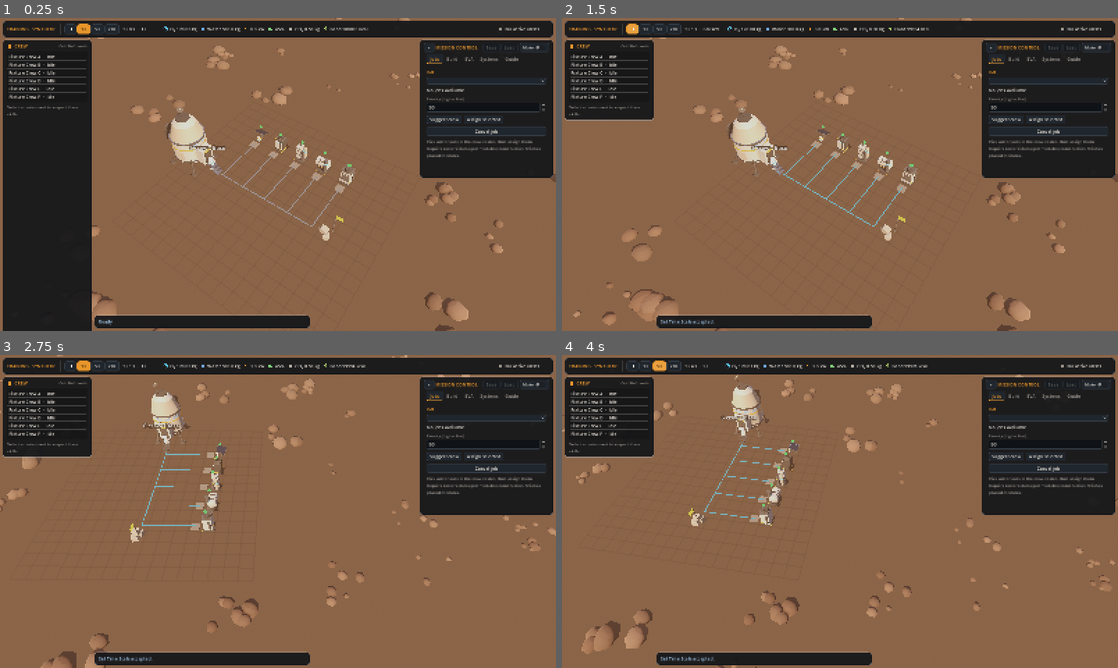
Above: before the commit, frames 1-4 (two rows, left to right).
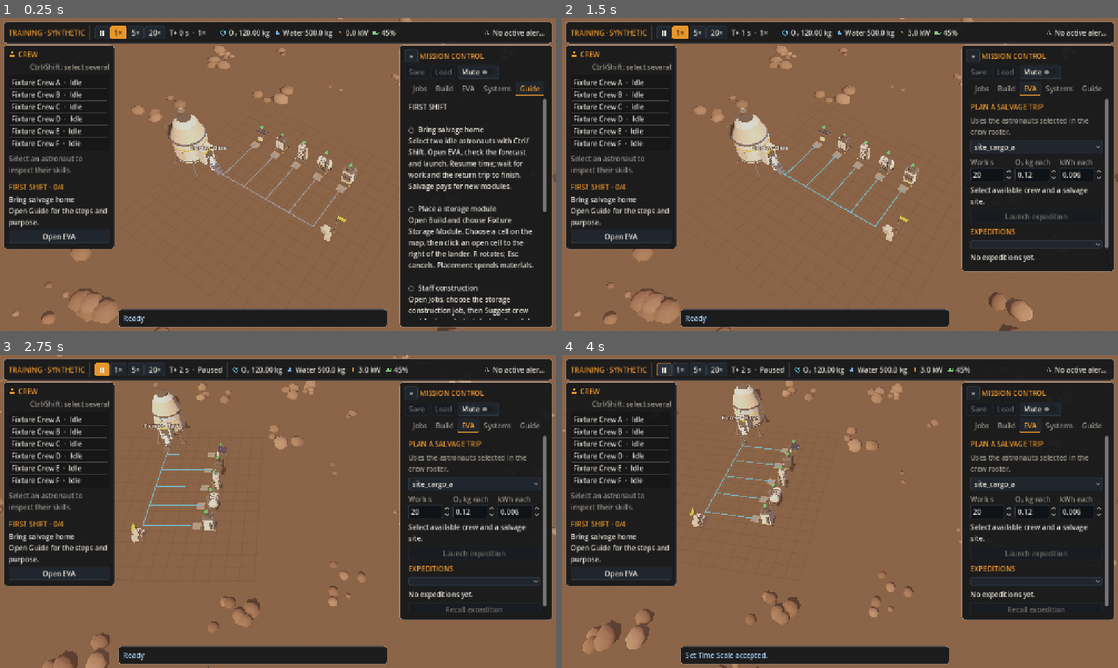
Above: after the commit, the same moments.

Repository: kroix-ovo/mars-outpost
Game: Godot game, scene res://scenes/world/main.tscn
Two runs of this game, one before a commit and one after it. Both use one fixed random seed, a clock stepped at 60 frames per second and the inputs below.
Inputs (mouse positions are in pixels of both pictures, inside the frame that each line leads up to):
- Up to frame 1 (0.25 s): no input
- Up to frame 2 (1.5 s): click (623, 237) at 0.5 s, where only the run after the commit has a clickable "Open EVA"; click (634, 30) at 1.27 s
- Up to frame 3 (2.75 s): tap Enter at 2 s; move the mouse to (400, 495) at 2.02 s; hold D from 2.03 s (still down); hold Q from 2.03 s (still down); click (400, 495) at 2.17 s; tap Space at 2.27 s
- Up to frame 4 (4 s): release D at 2.75 s; release Q at 2.75 s; drag from (728, 527) to (812, 574) at 2.77 s; click (662, 370) at 3.52 s

The runs differ from the first frame. In frame 1, 34% of the frame differs, in the area x 0-100%, y 0-100%; in frame 2, 30%; in frame 3, 31%; in frame 4, 31%.

Commit message:
Integrate visual polish with guided first shift and readable HUD

Diff:
--- a/project.godot
+++ b/project.godot
@@ -18,8 +18,8 @@
 
 [display]
 
-window/size/viewport_width=1600
-window/size/viewport_height=900
+window/size/viewport_width=1280
+window/size/viewport_height=720
 window/stretch/mode="canvas_items"
 window/stretch/aspect="expand"
 
--- /dev/null
+++ b/scripts/ui/first_shift.gd
@@ -0,0 +1,85 @@
+extends RefCounted
+## Presentation-only mission progress, derived from committed snapshots. Reset on colony restart.
+## No commands, resource rewards, or simulation/save fields belong to this guide.
+
+var training := true
+var done: Dictionary = {}
+var _initial_buildings: Dictionary = {}
+var _initial_expeditions: Dictionary = {}
+var _initial_tasks: Dictionary = {}
+var _sites: Dictionary = {}
+
+func reset(snapshot: Dictionary) -> void:
+	training = str(snapshot.get("campaign_id", "")).begins_with("fixture_")
+	done.clear()
+	_initial_buildings = snapshot.get("buildings", {}).duplicate(true)
+	_initial_expeditions = snapshot.get("expeditions", {}).duplicate(true)
+	_initial_tasks = snapshot.get("tasks", {}).duplicate(true)
+	_sites = snapshot.get("sites", {}).duplicate(true)
+
+func observe(snapshot: Dictionary) -> void:
+	if training:
+		for id in snapshot.get("expeditions", {}):
+			var trip: Dictionary = snapshot.expeditions[id]
+			if _initial_expeditions.has(id) or trip.status != "completed":
+				continue
+			# An early recall with no work/cargo must not complete the salvage objective.
+			var before: Dictionary = _sites.get(trip.site_id, {}).get("remaining_cargo", {})
+			var after: Dictionary = snapshot.sites.get(trip.site_id, {}).get("remaining_cargo", {})
+			for resource in before:
+				if float(after.get(resource, 0)) < float(before[resource]) and trip.work_completed_s > 0:
+					done.salvage = true
+		for id in snapshot.get("buildings", {}):
+			if _initial_buildings.has(id):
+				continue
+			var building: Dictionary = snapshot.buildings[id]
+			if building.definition_id != "fixture_storage_module":
+				continue
+			if building.lifecycle == "constructing":
+				done.place = true
+			if building.lifecycle == "commissioned":
+				done.place = true
+				done.assign = true
+				done.commission = true
+		for task in snapshot.get("tasks", {}).values():
+			if task.kind == "construct" and not _initial_buildings.has(task.target_id) \
+					and snapshot.buildings.get(task.target_id, {}).get("definition_id") == "fixture_storage_module" \
+					and task.status not in ["cancelled", "failed"] and not task.assigned_crew_ids.is_empty():
+				done.assign = true
+	else:
+		var found := false
+		var repaired := true
+		for id in _initial_tasks:
+			var original: Dictionary = _initial_tasks[id]
+			if original.kind != "repair" or original.status == "completed":
+				continue
+			found = true
+			var task: Dictionary = snapshot.get("tasks", {}).get(id, {})
+			var building: Dictionary = snapshot.get("buildings", {}).get(original.target_id, {})
+			if task.get("status") != "completed" or float(building.get("condition", 0)) < 0.999:
+				repaired = false
+		if found and repaired:
+			done.repair = true
+
+func objectives() -> Array:
+	if training:
+		return [
+			["salvage", "Bring salvage home", "Select two idle astronauts with Ctrl/Shift. Open EVA, check the forecast and launch. Resume time; wait for work and the return trip to finish. Salvage pays for new modules.", "EVA"],
+			["place", "Place a storage module", "Open Build and choose Fixture Storage Module. Choose a cell on the map, then click an open cell to the right of the lander. R rotates; Esc cancels. Placement spends materials.", "Build"],
+			["assign", "Staff construction", "Open Jobs, choose the storage construction job, then Suggest crew and Assign selected. A placed module needs crew labor before it can operate.", "Jobs"],
+			["commission", "Bring the module online", "Resume at 5× or 20× and watch construction finish. Select the new module to inspect it. Commissioned storage increases the colony's capacity.", "Build"]]
+	return [
+		["systems", "Inspect life support", "Open Systems to check oxygen, water, power and active alerts before assigning crew. This colony uses reference life-support values; EVA is unavailable here.", "Systems"],
+		["repair", "Restore the damaged modules", "Open Jobs. For each repair job, Suggest crew and Assign selected. Resume time and wait for every starting repair to finish. Completed repairs restore module condition.", "Jobs"]]
+
+func current() -> Array:
+	for objective in objectives():
+		if not done.has(objective[0]):
+			return objective
+	return []
+
+func completed_count() -> int:
+	var count := 0
+	for objective in objectives():
+		if done.has(objective[0]): count += 1
+	return count
--- a/scripts/ui/outpost_hud.gd
+++ b/scripts/ui/outpost_hud.gd
@@ -6,6 +6,7 @@
 ## a collapsible contextual drawer (Jobs / Build / EVA / Systems / Guide) on the right and a
 ## status toast at the bottom left. Empty space passes mouse input to the world.
 
+const FirstShift = preload("res://scripts/ui/first_shift.gd")
 const SaveSlot = preload("res://scripts/ui/outpost_save_slot.gd")
 const Icon = preload("res://scripts/ui/hud_icon.gd")
 const TERMINAL := ["completed", "cancelled", "failed"]
@@ -20,6 +21,7 @@
 const CREW_WIDTH := 252.0
 const TOP_HEIGHT := 46.0
 
+signal reference_requested
 signal crew_selected(crew_id: String)
 signal placement_preview(request: Dictionary, result: Dictionary)
 ## Emitted when the visible world area changes: pixels covered on the left and right.
@@ -37,7 +39,11 @@
 var _session := ""
 var _seq := 0
 var _pending: Dictionary = {}
-var _tutorial: Dictionary = {}
+var _mission := FirstShift.new()
+var _mission_reset := true
+var _mission_title: Label
+var _mission_text: Label
+var _mission_action: Button
 var _stale := false
 var _alert_ids: Array = []
 var _hud_title: Label
@@ -82,6 +88,7 @@
 var _alert_chip: PanelContainer
 var _alert_icon: Control
 var _top: PanelContainer
+var _crew_body: VBoxContainer
 var _crew_card: PanelContainer
 var _drawer: PanelContainer
 var _drawer_body: VBoxContainer
@@ -113,7 +120,7 @@
 	_save_path = save_path
 	_state = {}
 	_pending.clear()
-	_tutorial.clear()
+	_mission_reset = true
 	_alert_ids.clear()
 	_reset_session()
 	if _simulation == null:
@@ -123,6 +130,7 @@
 	if is_node_ready():
 		_on_snapshot(_simulation.get_snapshot())
 		_refresh_capabilities()
+		_open_tab("Guide")
 
 func _ready() -> void:
 	mouse_filter = Control.MOUSE_FILTER_IGNORE
@@ -208,13 +216,18 @@
 	_crew_card.offset_left = 8
 	_crew_card.offset_top = 64
 	_crew_card.offset_right = 8 + CREW_WIDTH
-	var body := _column(_crew_card, 6)
+	var scroll := ScrollContainer.new()
+	scroll.horizontal_scroll_mode = ScrollContainer.SCROLL_MODE_DISABLED
+	_crew_card.add_child(scroll)
+	var body := _column(scroll, 6)
+	body.size_flags_horizontal = Control.SIZE_EXPAND_FILL
+	_crew_body = body
 	var head := _row(body, 6)
 	head.add_child(Icon.make("crew", AMBER, 16))
 	var crew_title := _label(head, "CREW", 13)
 	crew_title.autowrap_mode = TextServer.AUTOWRAP_OFF
 	crew_title.add_theme_color_override("font_color", AMBER)
-	_crew_hint = _label(head, "Ctrl/Shift: multi", 11)
+	_crew_hint = _label(body, "Ctrl/Shift: select several", 16)
 	_crew_hint.autowrap_mode = TextServer.AUTOWRAP_OFF
 	_crew_hint.add_theme_color_override("font_color", DIM)
 	_crew_hint.size_flags_horizontal = Control.SIZE_EXPAND_FILL
@@ -232,6 +245,12 @@
 		_refresh_selection())
 	_crew_text = _label(body, "", 12)
 	_crew_text.add_theme_color_override("font_color", DIM)
+	var rule := HSeparator.new()
+	body.add_child(rule)
+	_mission_title = _label(body, "FIRST SHIFT", 16)
+	_mission_title.add_theme_color_override("font_color", AMBER)
+	_mission_text = _label(body, "", 16)
+	_mission_action = _button(body, "Open EVA", _mission_next)
 
 func _build_drawer() -> void:
 	_drawer = _panel(self)
@@ -248,23 +267,26 @@
 	var drawer_title := _label(head, "MISSION CONTROL", 13)
 	drawer_title.autowrap_mode = TextServer.AUTOWRAP_OFF
 	drawer_title.add_theme_color_override("font_color", AMBER)
-	var head_spacer := Control.new()
-	head_spacer.size_flags_horizontal = Control.SIZE_EXPAND_FILL
-	head.add_child(head_spacer)
-	_save_button = _button(head, "Save", func(): _save_load.call_deferred(false))
-	_load_button = _button(head, "Load", func(): _save_load.call_deferred(true))
+	var tools := _row(outer, 6)
+	tools.name = "PersistenceControls"
+	_save_button = _button(tools, "Save", func(): _save_load.call_deferred(false))
+	_load_button = _button(tools, "Load", func(): _save_load.call_deferred(true))
 	_mute = CheckButton.new()
 	_mute.focus_mode = Control.FOCUS_NONE
 	_mute.tooltip_text = "Mute interface sounds"
-	_mute.add_theme_font_size_override("font_size", 12)
+	_mute.add_theme_font_size_override("font_size", 16)
 	_mute.text = "Mute"
-	head.add_child(_mute)
+	tools.add_child(_mute)
 	_drawer_body = _column(outer, 6)
 	_drawer_body.size_flags_vertical = Control.SIZE_EXPAND_FILL
 	_tabs = TabContainer.new()
 	_tabs.size_flags_vertical = Control.SIZE_EXPAND_FILL
 	_tabs.focus_mode = Control.FOCUS_NONE
-	_tabs.tab_changed.connect(func(_i: int): _fit_drawer.call_deferred())
+	_tabs.tab_changed.connect(func(_i: int):
+		if _tabs.get_tab_title(_tabs.current_tab) == "Systems" and not _state.is_empty():
+			_mission.done.systems = true
+			_refresh_guide()
+		_fit_drawer.call_deferred())
 	_drawer_body.add_child(_tabs)
 
 	var jobs := _page("Jobs")
@@ -360,20 +382,31 @@
 	if _drawer == null:
 		return
 	var width := size.x if size.x > 0 else 1600.0
+	# Keep the essentials readable at 720p; full accounting remains in Systems.
+	for key in ["co2", "food"]:
+		_chips[key].label.get_parent().visible = width >= 1450.0
 	var drawer_width := DRAWER_WIDTH if width >= 1400 else 352.0
 	_drawer.offset_left = -8 - (drawer_width if _drawer_open else 46.0)
 	_drawer_body.visible = _drawer_open
+	_drawer.get_child(0).get_node("PersistenceControls").visible = _drawer_open
 	for child in _drawer_toggle.get_parent().get_children():
 		if child != _drawer_toggle:
 			child.visible = _drawer_open
 	_drawer_toggle.text = "»" if _drawer_open else "«"
 	_crew_card.offset_top = 8 + TOP_HEIGHT + 8
 	_drawer.offset_top = 8 + TOP_HEIGHT + 8
-	_crew_card.reset_size()
+	_fit_crew_card.call_deferred()
 	var right_edge := width - 8 - (drawer_width if _drawer_open else 46.0) - 12
 	_toast.offset_right = minf(right_edge, _toast.offset_left + 620.0)
 	_fit_drawer.call_deferred()
 	layout_changed.emit(8.0 + CREW_WIDTH, 8.0 + (drawer_width if _drawer_open else 46.0))
+
+func _fit_crew_card() -> void:
+	if _crew_body == null or not is_inside_tree():
+		return
+	var available := maxf(80.0, size.y - _crew_card.offset_top - 8.0)
+	var height := minf(available, _crew_body.get_combined_minimum_size().y + 24.0)
+	_crew_card.offset_bottom = _crew_card.offset_top + height
 
 func _fit_drawer() -> void:
 	## The drawer is only as tall as the open page needs, so the world stays visible below it.
@@ -459,7 +492,7 @@
 		_stale = false
 		if not _state.is_empty():
 			_pending.clear()
-			_tutorial.clear()
+			_mission_reset = true
 			_reset_session()
 	elif tick != int(_state.clock.tick_index):
 		_stale = false
@@ -467,6 +500,10 @@
 			or snapshot.tasks != _state.tasks:
 		_stale = true
 	_state = snapshot
+	if _mission_reset:
+		_mission.reset(snapshot)
+		_mission_reset = false
+	_mission.observe(snapshot)
 	if _simulation != null and _simulation.has_method("get_capabilities"):
 		_hud_title.text = "TRAINING · SYNTHETIC" if snapshot.campaign_id.begins_with("fixture_") else "REFERENCE COLONY"
 	var scale_value: int = int(snapshot.clock.time_scale)
@@ -572,13 +609,13 @@
 			[c.display_name, roundi(c.health * 100), roundi(c.fatigue * 100), roundi(c.stress * 100),
 				"  /  ".join(skills)])
 	var chosen := _selected_crew()
-	if chosen.size() > 2:
+	if chosen.size() > 1:
 		var names: Array[String] = []
 		for id in chosen:
 			names.append(_state.crew[id].display_name)
 		details = ["%d selected: %s" % [chosen.size(), ", ".join(names)]]
 	_crew_text.text = "Select an astronaut to inspect their skills." if details.is_empty() else "\n".join(details)
-	_crew_card.reset_size()
+	_fit_crew_card.call_deferred()
 	crew_selection_changed.emit(_selected_crew())
 	var task: Dictionary = _state.tasks.get(_selected(_tasks), {})
 	_task_text.text = "No jobs available." if task.is_empty() else "%s · %.1f / %.1f work s\n%d / %d crew assigned · priority %d%s" % [
@@ -791,7 +828,6 @@
 		_pending.erase(event.data.command_id)
 		_status.text = _explain(type) + " accepted." if event.data.success else event.data.reason
 		if event.data.success:
-			_tutorial[type] = true
 			_refresh_guide()
 		_play("confirm" if event.data.success else "warning")
 	elif event.type in ["building_commissioned", "eva_returned", "task_completed"]:
@@ -805,7 +841,7 @@
 	_status.text = ("Save loaded." if load_game else "Colony saved.") if result.ok else result.reason
 	if result.ok and load_game:
 		_pending.clear()
-		_tutorial.clear()
+		_mission_reset = true
 		_reset_session()
 		_stale = false
 		_on_snapshot(_simulation.get_snapshot())
@@ -823,14 +859,32 @@
 	_seq = 0
 
 func _refresh_guide() -> void:
-	_tutorial_text.text = "FIRST SHIFT\n\n%s\n\n%s\n\n%s\n\n%s" % [
-		_guide("start_eva", "Training: select two idle astronauts in the crew roster, open EVA, check supplies and launch. Salvage brings the materials needed to build."),
-		_guide("place_building", "Build: pick a module, choose a cell on the map and click to place it. Then assign crew to its construction job."),
-		_guide("assign_task", "Jobs: choose the construction job, suggest available crew, then assign. Watch work finish and the module come online."),
-		_guide("recall_eva", "EVA: pick the active expedition and recall it. Watch for return route warnings.")]
-
-func _guide(key: String, detail: String) -> String:
-	return ("✓  " if _tutorial.has(key) else "○  ") + detail
+	if _tutorial_text == null:
+		return
+	var objectives := _mission.objectives()
+	var complete := _mission.completed_count()
+	var title := "FIRST SHIFT" if _mission.training else "COLONY REPAIRS"
+	_mission_title.text = "%s · %d/%d" % [title, complete, objectives.size()]
+	var active := _mission.current()
+	var lines: Array[String] = [title]
+	for objective in objectives:
+		lines.append(("✓  " if _mission.done.has(objective[0]) else "○  ") + objective[1] + "\n" + objective[2])
+	if active.is_empty():
+		_mission_text.text = "Shift complete! Salvage returned and new storage is online." if _mission.training else "Repairs complete! Keep monitoring supplies and alerts."
+		_mission_action.text = "Start colony repairs" if _mission.training else "Inspect systems"
+		lines.append(_mission_text.text)
+	else:
+		_mission_text.text = active[1] + "\nOpen Guide for the steps and purpose."
+		_mission_action.text = "Open " + active[3]
+	_tutorial_text.text = "\n\n".join(lines)
+	_fit_crew_card.call_deferred()
+
+func _mission_next() -> void:
+	var active := _mission.current()
+	if active.is_empty() and _mission.training:
+		reference_requested.emit()
+	else:
+		_open_tab("Systems" if active.is_empty() else active[3])
 
 func _task_options() -> Dictionary:
 	var keys := _keys(_state.tasks)
@@ -909,7 +963,7 @@
 
 func _make_theme() -> Theme:
 	var t := Theme.new()
-	t.default_font_size = 14
+	t.default_font_size = 16
 	t.set_color("font_color", "Label", INK)
 	for type in ["Button", "OptionButton", "CheckButton"]:
 		t.set_color("font_color", type, INK)
@@ -917,7 +971,7 @@
 		t.set_color("font_pressed_color", type, Color("#1a1308"))
 		t.set_color("font_hover_pressed_color", type, Color("#1a1308"))
 		t.set_color("font_disabled_color", type, Color(0.55, 0.53, 0.5, 0.7))
-		t.set_font_size("font_size", type, 13)
+		t.set_font_size("font_size", type, 16)
 	for type in ["Button", "OptionButton"]:
 		t.set_stylebox("normal", type, _box(Color("#20262d"), 4, 9, 4, Color("#323a43")))
 		t.set_stylebox("hover", type, _box(Color("#2a323b"), 4, 9, 4, AMBER.darkened(0.2)))
@@ -933,7 +987,7 @@
 	t.set_color("font_selected_color", "TabContainer", AMBER)
 	t.set_color("font_unselected_color", "TabContainer", DIM)
 	t.set_color("font_hovered_color", "TabContainer", INK)
-	t.set_font_size("font_size", "TabContainer", 13)
+	t.set_font_size("font_size", "TabContainer", 16)
 	t.set_stylebox("panel", "ItemList", _box(Color(0, 0, 0, 0.18), 4, 4, 4))
 	t.set_stylebox("selected", "ItemList", _box(Color(AMBER, 0.28), 3, 4, 2))
 	t.set_stylebox("selected_focus", "ItemList", _box(Color(AMBER, 0.28), 3, 4, 2))
@@ -941,12 +995,12 @@
 	t.set_stylebox("focus", "ItemList", StyleBoxEmpty.new())
 	t.set_color("font_color", "ItemList", INK)
 	t.set_color("font_selected_color", "ItemList", Color.WHITE)
-	t.set_font_size("font_size", "ItemList", 13)
+	t.set_font_size("font_size", "ItemList", 16)
 	t.set_constant("v_separation", "ItemList", 5)
 	t.set_stylebox("normal", "LineEdit", _box(Color("#0f1317"), 3, 6, 3, Color("#323a43")))
 	t.set_stylebox("focus", "LineEdit", _box(Color("#0f1317"), 3, 6, 3, AMBER))
 	t.set_color("font_color", "LineEdit", INK)
-	t.set_font_size("font_size", "LineEdit", 13)
+	t.set_font_size("font_size", "LineEdit", 16)
 	t.set_stylebox("panel", "TooltipPanel", _box(Color("#0d1014"), 4, 8, 6, Color("#3a434d")))
 	t.set_color("font_color", "TooltipLabel", INK)
 	return t
@@ -1037,7 +1091,7 @@
 	var label := Label.new()
 	label.text = value
 	label.autowrap_mode = TextServer.AUTOWRAP_WORD_SMART
-	label.add_theme_font_size_override("font_size", size_px)
+	label.add_theme_font_size_override("font_size", maxi(size_px, 16))
 	parent.add_child(label)
 	return label
 
--- a/scripts/world/main_world.gd
+++ b/scripts/world/main_world.gd
@@ -82,6 +82,7 @@
     # The camera keeps the colony centred in the world area between the roster and the drawer.
     _hud.layout_changed.connect(func(left_px: float, right_px: float) -> void:
         camera_rig.hud_width = right_px - left_px)
+    _hud.reference_requested.connect(func(): load_world(1))
     _hud.refresh_layout()
     _crew_view.crew_selected.connect(_hud.select_crew)
     _hud.crew_selection_changed.connect(_crew_view.set_selected_crew)
--- /dev/null
+++ b/tests/crew_ui/run_first_shift.gd
@@ -0,0 +1,114 @@
+extends SceneTree
+## Real main scene + HUD + production simulation. No injected progress or resource changes.
+var main: Node
+var hud: Control
+var sim: RefCounted
+var checks := 0
+var failures: Array[String] = []
+
+func _initialize() -> void:
+	call_deferred("_run")
+
+func check(ok: bool, message: String) -> void:
+	checks += 1
+	if not ok: failures.append(message)
+
+func flush() -> void:
+	sim.process_pending_commands()
+
+func select_option(widget: OptionButton, id: String) -> void:
+	for i in widget.item_count:
+		if widget.get_item_metadata(i) == id:
+			widget.select(i)
+			widget.item_selected.emit(i)
+			return
+
+func wait_trip() -> void:
+	for i in 150:
+		var result: Dictionary = sim.step(1.0)
+		check(result.ok, "EVA tick succeeds")
+		var active := false
+		for trip in sim.get_snapshot().expeditions.values():
+			if trip.status not in ["completed", "failed"]: active = true
+		if not active: return
+	check(false, "EVA completes within 150 ticks")
+
+func _run() -> void:
+	main = load("res://scenes/world/main.tscn").instantiate()
+	root.add_child(main)
+	main.bridge.auto_advance = false
+	hud = main._hud
+	sim = main.bridge._backend
+	check(hud._mission.completed_count() == 0, "new shift has no completed objectives")
+	check(hud._tabs.get_tab_title(hud._tabs.current_tab) == "Guide", "first boot opens instructions")
+	hud._mission_next()
+	check(hud._tabs.get_tab_title(hud._tabs.current_tab) == "EVA", "mission action opens the next task")
+	hud._crew.select(0, false)
+	hud._crew.select(1, false)
+	hud._refresh_selection()
+	hud._launch.pressed.emit()
+	flush()
+	check(not sim.get_snapshot().expeditions.is_empty(), "HUD launches expedition")
+	check(not hud._mission.done.has("salvage"), "launch alone does not earn salvage completion")
+	hud._recall.pressed.emit()
+	flush()
+	wait_trip()
+	check(not hud._mission.done.has("salvage"), "empty recalled expedition does not earn salvage completion")
+	hud._launch.pressed.emit()
+	flush()
+	wait_trip()
+	check(hud._mission.done.has("salvage"), "working and returning earns salvage objective")
+	var before_capacity: float = sim.get_snapshot().resources.oxygen_kg.capacity
+	hud._mission_next()
+	select_option(hud._catalog_menu, "fixture_storage_module")
+	hud.set_placement_cell(Vector2i(7, 5))
+	hud._place.pressed.emit()
+	flush()
+	check(hud._mission.done.has("place"), "HUD placement earns place objective")
+	check(not hud._mission.done.has("commission"), "placement alone does not earn commissioning")
+	var task_id := ""
+	for task in sim.get_snapshot().tasks.values():
+		if task.kind == "construct": task_id = task.id
+	if task_id.is_empty():
+		print("FIRST_SHIFT_DEBUG ", hud._status.text, " preview ", hud._build_preview.text, " resources ", sim.get_snapshot().resources.alloy.amount)
+		quit(1)
+		return
+	select_option(hud._tasks, task_id)
+	hud._mission_next()
+	hud._suggest()
+	hud._assign()
+	flush()
+	check(hud._mission.done.has("assign"), "real crew assignment earns staffing objective")
+	for i in 100:
+		check(sim.step(1.0).ok, "construction tick succeeds")
+		if sim.get_snapshot().tasks[task_id].status == "completed": break
+	check(hud._mission.completed_count() == 4, "complete training loop earns all four objectives")
+	check(sim.get_snapshot().resources.oxygen_kg.capacity > before_capacity, "commissioning increases actual storage")
+	check(hud._mission_action.text == "Start colony repairs", "training offers next mission")
+	hud._mission_next()
+	main.bridge.auto_advance = false
+	sim = main.bridge._backend
+	check(main.world_index == 1 and not hud._mission.training, "next mission switches to reference colony")
+	check(hud._mission.completed_count() == 0, "world switch clears previous mission progress")
+	hud._mission_next()
+	check(hud._mission.done.has("systems"), "opening Systems completes inspection objective")
+	check(not hud._mission.done.has("repair"), "inspection does not complete repairs")
+	var task_ids: Array = sim.get_snapshot().tasks.keys()
+	check(not task_ids.is_empty(), "reference colony has repair work")
+	for id in task_ids:
+		select_option(hud._tasks, id)
+		hud._suggest()
+		hud._assign()
+		flush()
+		for i in 200:
+			check(sim.step(1.0).ok, "repair tick succeeds")
+			if sim.get_snapshot().tasks[id].status == "completed": break
+	check(hud._mission.completed_count() == 2, "all authored repairs complete second mission")
+	main.load_world(0)
+	main.bridge.auto_advance = false
+	check(hud._mission.completed_count() == 0, "restarting training clears achievements")
+	main.free()
+	for failure in failures: print("FIRST_SHIFT_FAIL ", failure)
+	print("FIRST_SHIFT_RESULT checks=", checks, " failures=", failures.size())
+	if failures.is_empty(): print("FIRST_SHIFT_PASS")
+	quit(0 if failures.is_empty() else 1)
--- /dev/null
+++ b/tests/visual/run_first_shift_layout.gd
@@ -0,0 +1,46 @@
+extends SceneTree
+## Rendered layout checks and fresh screenshots for the guided missions.
+var main: Node
+var hud: Control
+var frame := 0
+var stage := 0
+var failures: Array[String] = []
+
+func _initialize() -> void:
+	main = load("res://scenes/world/main.tscn").instantiate()
+	root.add_child(main)
+
+func _process(_delta: float) -> bool:
+	frame += 1
+	if frame < 12: return false
+	frame = 0
+	hud = main._hud
+	var bounds := root.get_visible_rect()
+	for panel in [hud._top, hud._crew_card, hud._drawer]:
+		if not bounds.encloses(panel.get_global_rect()): failures.append("panel outside viewport: " + panel.name)
+	if hud._alerts.get_global_rect().end.x > bounds.end.x - 8:
+		failures.append("status strip contents overflow")
+	var scale: float = DisplayServer.window_get_size().y / bounds.size.y
+	if hud._tutorial_text.get_theme_font_size("font_size") * scale < 15.9:
+		failures.append("guide text below 16 physical pixels")
+	var window := DisplayServer.window_get_size()
+	var directory := "res://docs/evidence/first_shift/%dx%d" % [window.x, window.y]
+	DirAccess.make_dir_recursive_absolute(ProjectSettings.globalize_path(directory))
+	var names := ["01_training_guide", "02_training_eva", "03_reference_guide"]
+	var path: String = directory + "/" + names[stage] + ".png"
+	if root.get_texture().get_image().save_png(path) != OK: failures.append("could not save screenshot")
+	print("FIRST_SHIFT_CAPTURE ", path)
+	match stage:
+		0:
+			hud._crew.select(0, false)
+			hud._crew.select(1, false)
+			hud._refresh_selection()
+			hud._mission_next()
+		1:
+			main.load_world(1)
+		2:
+			for failure in failures: print("FIRST_SHIFT_LAYOUT_FAIL ", failure)
+			if failures.is_empty(): print("FIRST_SHIFT_LAYOUT_PASS")
+			quit(0 if failures.is_empty() else 1)
+	stage += 1
+	return false
Binary file added: docs/evidence/first_shift/1280x720/01_training_guide.png
Binary file added: docs/evidence/first_shift/1280x720/02_training_eva.png
Binary file added: docs/evidence/first_shift/1280x720/03_reference_guide.png
Binary file added: docs/evidence/first_shift/1600x900/01_training_guide.png
Binary file added: docs/evidence/first_shift/1600x900/02_training_eva.png
Binary file added: docs/evidence/first_shift/1600x900/03_reference_guide.png
Not shown, added: scripts/ui/first_shift.gd.uid
Not shown, added: scripts/ui/hud_icon.gd.uid
Not shown, added: scripts/world/lander_art.gd.uid
Not shown, added: scripts/world/module_art.gd.uid
Not shown, added: tests/crew_ui/run_first_shift.gd.uid
Not shown, added: tests/visual/capture_visual_evidence.gd.uid
(and 4 more such lines)
